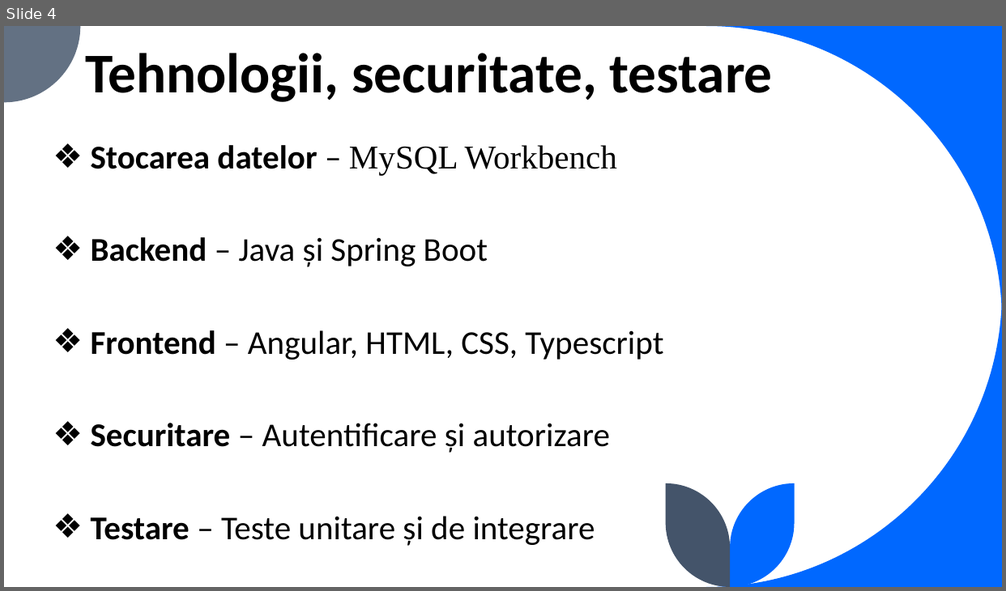
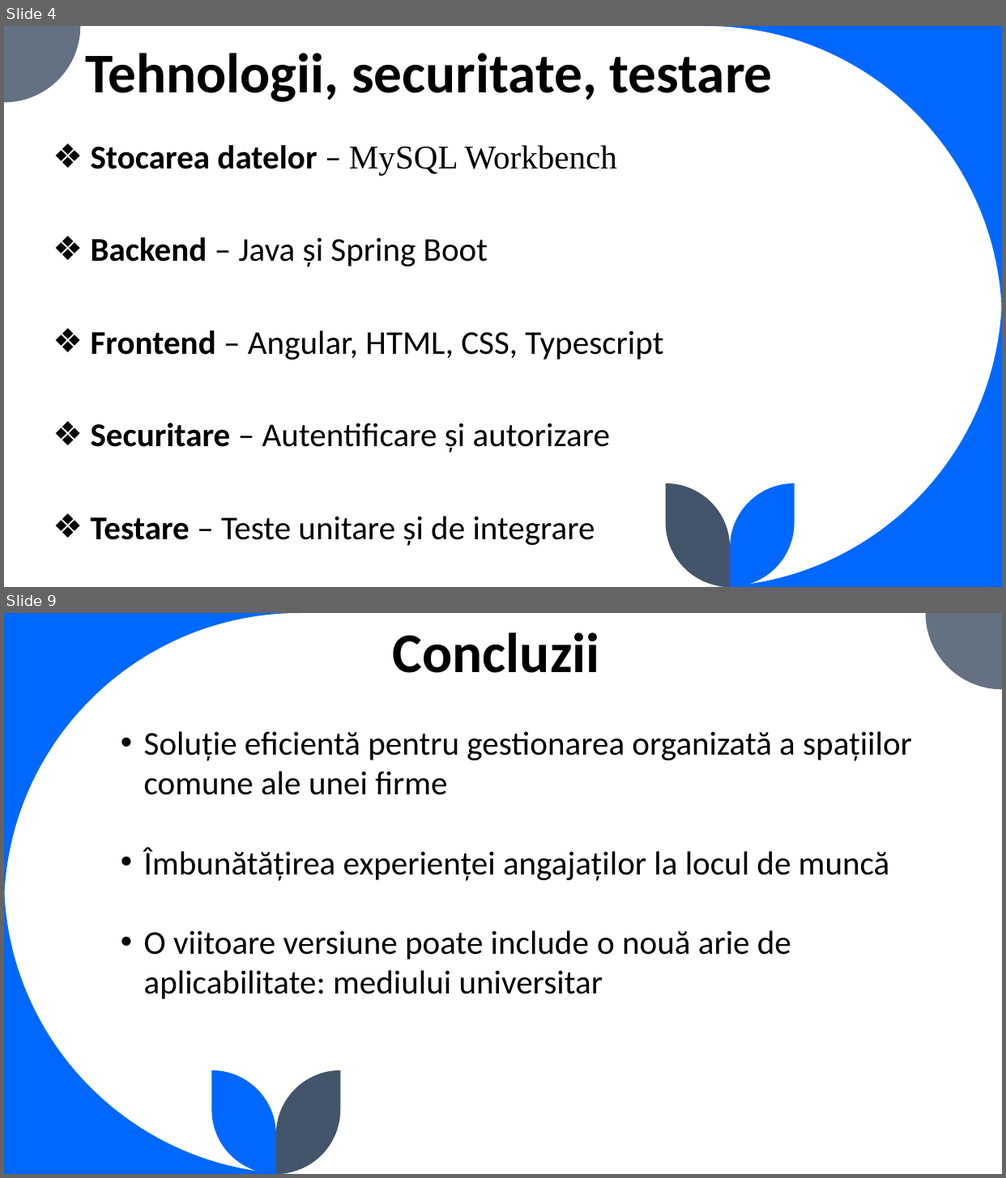
Before and after one commit to ruxiii/Licenta, a slide deck: documentatie/Licenta.pptx. Shown one above the other, each under a label of ours: slide 4 before the commit, slides 4 and 9 after it; the slides between them are not shown. The pictures are 1006x591 and 1006x1178 pixels, drawn with LibreOffice and Linux fonts; fonts in the diff are those of the drawing. Boxes give left, top, right and bottom in pixels: in the first picture for what was removed or moved away, otherwise in the second. Text is boxed around its words. In the diff, an @@ line names an element or a change of style, - is before the commit and + after.

```diff
--- a/documentatie/Licenta.pptx
+++ b/documentatie/Licenta.pptx
@@ slide 9 added at (x1=4, y1=613, x2=1002, y2=1174), background #FFFFFF @@
@@ text added at (x1=393, y1=632, x2=600, y2=673), 54 pt, text #000000, bold @@
+Concluzii
@@ text added at (x1=144, y1=731, x2=912, y2=999), 32 pt, text #000000 @@
+• Soluție eficientă pentru gestionarea organizată a spațiilor comune ale unei firme
+• Îmbunătățirea experienței angajaților la locul de muncă
+• O viitoare versiune poate include o nouă arie de aplicabilitate: mediului universitar
@@ group added at (x1=4, y1=613, x2=1002, y2=1174): 5 freeform shapes @@
```
Also in this commit, not shown: 1 slide changed, 6 other slides added, 1 slide removed.
